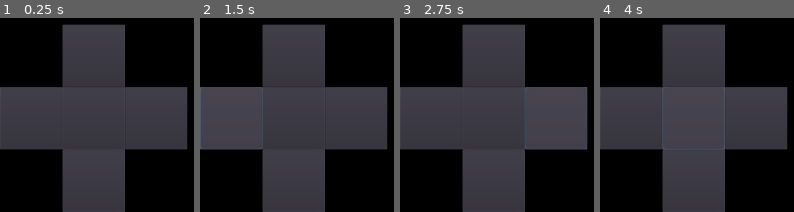
Above: before the commit, frames 1-4 (left to right).
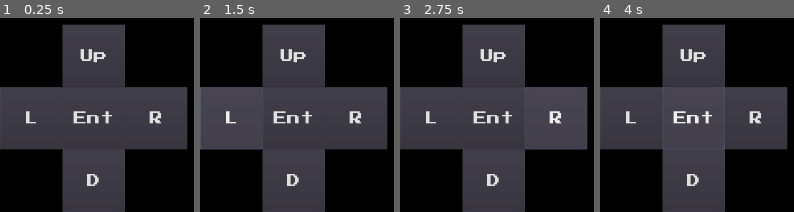
Above: after the commit, the same moments.

Repository: ordinary-dev/student-quest
Game: Godot game, scene res://Scenes/ui/Controls.tscn
Two runs of this game, one before a commit and one after it. Both use one fixed random seed, a clock stepped at 60 frames per second and the inputs below. This scene is started directly instead of the project's main scene.
Inputs (mouse positions are in pixels of both pictures, inside the frame that each line leads up to):
- Up to frame 1 (0.25 s): no input
- Up to frame 2 (1.5 s): click (293, 54) at 0.5 s; click (231, 118) at 1.25 s
- Up to frame 3 (2.75 s): click (557, 118) at 2 s
- Up to frame 4 (4 s): click (693, 180) at 2.75 s; click (693, 118) at 3.5 s

The runs differ from the first frame. In frame 1, 1.9% of the frame differs, in the area x 13-83%, y 15-87%; in frame 2, 1.9%; in frame 3, 1.9%; in frame 4, 1.9%.

Commit message:
Fix contols layer, export to windows

Diff:
--- a/Scenes/menu/menu.tscn
+++ b/Scenes/menu/menu.tscn
@@ -207,7 +207,7 @@
 position = Vector2( 960, 540 )
 scale = Vector2( 40, 40 )
 frames = ExtResource( 8 )
-frame = 3
+frame = 1
 playing = true
 
 [node name="Particles2D" parent="." instance=ExtResource( 12 )]
--- a/Scenes/ui/Controls.tscn
+++ b/Scenes/ui/Controls.tscn
@@ -3,6 +3,15 @@
 [sub_resource type="GDScript" id=1]
 script/source = "extends Control
 
+
+func emit_once(name):
+	var ev = InputEventAction.new()
+	ev.action = name
+	ev.pressed = true
+	Input.parse_input_event(ev)
+	ev.pressed = false
+	yield(get_tree().create_timer(0.3), \"timeout\")
+	Input.parse_input_event(ev)
 
 func emit_event(name):
 	var ev = InputEventAction.new()
@@ -48,6 +57,10 @@
 
 func _on_Button8_button_up():
 	stop_event(\"ui_down\")
+
+
+func emit_accept():
+	emit_once(\"dialog_start\")
 "
 
 [node name="Control" type="Control"]
@@ -60,36 +73,44 @@
 "_edit_use_anchors_": false
 }
 
-[node name="LeftBottom" type="Control" parent="."]
+[node name="CanvasLayer" type="CanvasLayer" parent="."]
+layer = 10
+
+[node name="LeftBottom" type="Control" parent="CanvasLayer"]
 anchor_top = 1.0
 anchor_bottom = 1.0
 margin_top = -450.0
 margin_right = 450.0
 mouse_filter = 2
+__meta__ = {
+"_edit_use_anchors_": false
+}
 
-[node name="Up" type="Button" parent="LeftBottom"]
+[node name="Up" type="Button" parent="CanvasLayer/LeftBottom"]
 anchor_left = 0.5
 anchor_right = 0.5
 margin_left = -75.0
 margin_right = 75.0
 margin_bottom = 150.0
 rect_min_size = Vector2( 150, 150 )
+text = "Up"
 __meta__ = {
 "_edit_use_anchors_": false
 }
 
-[node name="Left" type="Button" parent="LeftBottom"]
+[node name="Left" type="Button" parent="CanvasLayer/LeftBottom"]
 anchor_top = 0.5
 anchor_bottom = 0.5
 margin_top = -75.0
 margin_right = 150.0
 margin_bottom = 75.0
 rect_min_size = Vector2( 150, 150 )
+text = "L"
 __meta__ = {
 "_edit_use_anchors_": false
 }
 
-[node name="Right" type="Button" parent="LeftBottom"]
+[node name="Right" type="Button" parent="CanvasLayer/LeftBottom"]
 anchor_left = 1.0
 anchor_top = 0.5
 anchor_right = 1.0
@@ -98,11 +119,12 @@
 margin_top = -75.0
 margin_bottom = 75.0
 rect_min_size = Vector2( 150, 150 )
+text = "R"
 __meta__ = {
 "_edit_use_anchors_": false
 }
 
-[node name="Down" type="Button" parent="LeftBottom"]
+[node name="Down" type="Button" parent="CanvasLayer/LeftBottom"]
 anchor_left = 0.5
 anchor_top = 1.0
 anchor_right = 0.5
@@ -111,11 +133,12 @@
 margin_top = -150.0
 margin_right = 75.0
 rect_min_size = Vector2( 150, 150 )
+text = "D"
 __meta__ = {
 "_edit_use_anchors_": false
 }
 
-[node name="Center" type="Button" parent="LeftBottom"]
+[node name="Center" type="Button" parent="CanvasLayer/LeftBottom"]
 anchor_left = 0.5
 anchor_top = 0.5
 anchor_right = 0.5
@@ -125,14 +148,16 @@
 margin_right = 75.0
 margin_bottom = 75.0
 rect_min_size = Vector2( 150, 150 )
+text = "Ent"
 __meta__ = {
 "_edit_use_anchors_": false
 }
-[connection signal="button_down" from="LeftBottom/Up" to="." method="_on_Button2_button_down"]
-[connection signal="button_up" from="LeftBottom/Up" to="." method="_on_Button2_button_up"]
-[connection signal="button_down" from="LeftBottom/Left" to="." method="_on_Button4_button_down"]
-[connection signal="button_up" from="LeftBottom/Left" to="." method="_on_Button4_button_up"]
-[connection signal="button_down" from="LeftBottom/Right" to="." method="_on_Button6_button_down"]
-[connection signal="button_up" from="LeftBottom/Right" to="." method="_on_Button6_button_up"]
-[connection signal="button_down" from="LeftBottom/Down" to="." method="_on_Button8_button_down"]
-[connection signal="button_up" from="LeftBottom/Down" to="." method="_on_Button8_button_up"]
+[connection signal="button_down" from="CanvasLayer/LeftBottom/Up" to="." method="_on_Button2_button_down"]
+[connection signal="button_up" from="CanvasLayer/LeftBottom/Up" to="." method="_on_Button2_button_up"]
+[connection signal="button_down" from="CanvasLayer/LeftBottom/Left" to="." method="_on_Button4_button_down"]
+[connection signal="button_up" from="CanvasLayer/LeftBottom/Left" to="." method="_on_Button4_button_up"]
+[connection signal="button_down" from="CanvasLayer/LeftBottom/Right" to="." method="_on_Button6_button_down"]
+[connection signal="button_up" from="CanvasLayer/LeftBottom/Right" to="." method="_on_Button6_button_up"]
+[connection signal="button_down" from="CanvasLayer/LeftBottom/Down" to="." method="_on_Button8_button_down"]
+[connection signal="button_up" from="CanvasLayer/LeftBottom/Down" to="." method="_on_Button8_button_up"]
+[connection signal="pressed" from="CanvasLayer/LeftBottom/Center" to="." method="emit_accept"]
Not shown: 5 places in Scenes/1.beggining/Facility-selection-scene.tscn that only renumber resources
Not shown, changed: export_presets.cfg
Not shown, changed: .gitignore
